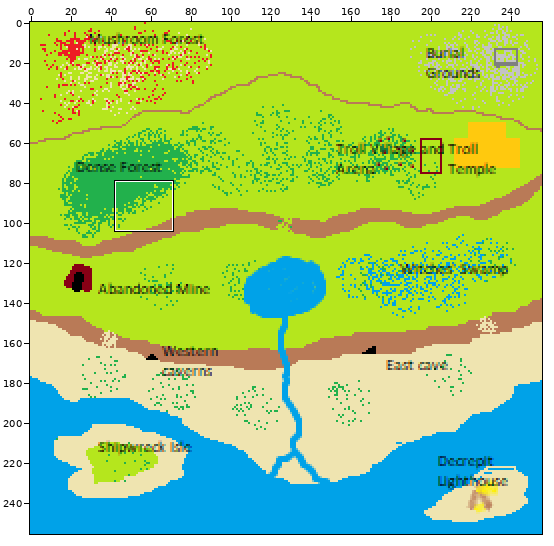
File history of a sprite sheet, docs/mapapproximation.png. The first picture is a wide view before the edit; the outline marks the close-up.
Close-up. The starting point:
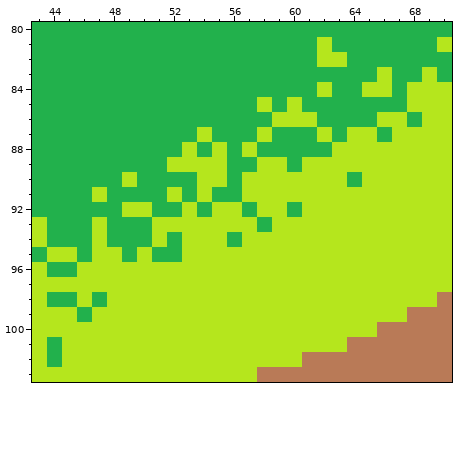
The file is 256x256 pixels. Colours within 5 levels of each other are drawn and written as one. Shown: x 43..70, y 80..103. The commit also changed other parts of the picture, which this record leaves out.
Now the later version:
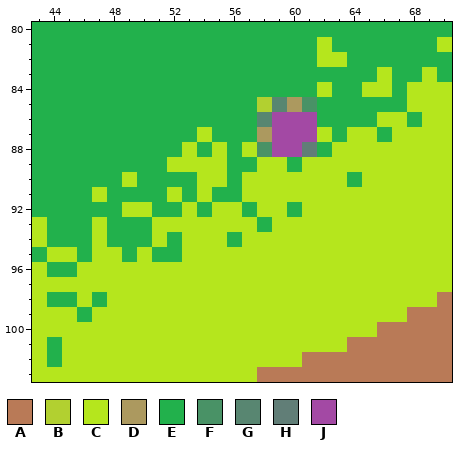
Palette (. is transparent): A #b97a57  B #b2d030  C #b5e61d  D #ac995f  E #22b14c  F #499266  G #588671  H #617e77  J #a349a4
Changes in this commit:
{"y":85,"x":58,"old":"CECE","new":"BGDF"}
{"y":86,"x":58,"old":"ECCC","new":"GJJJ"}
{"y":87,"x":58,"old":"CEEE","new":"DJJJ"}
{"y":88,"x":58,"old":"EEEE","new":"FJJH"}
